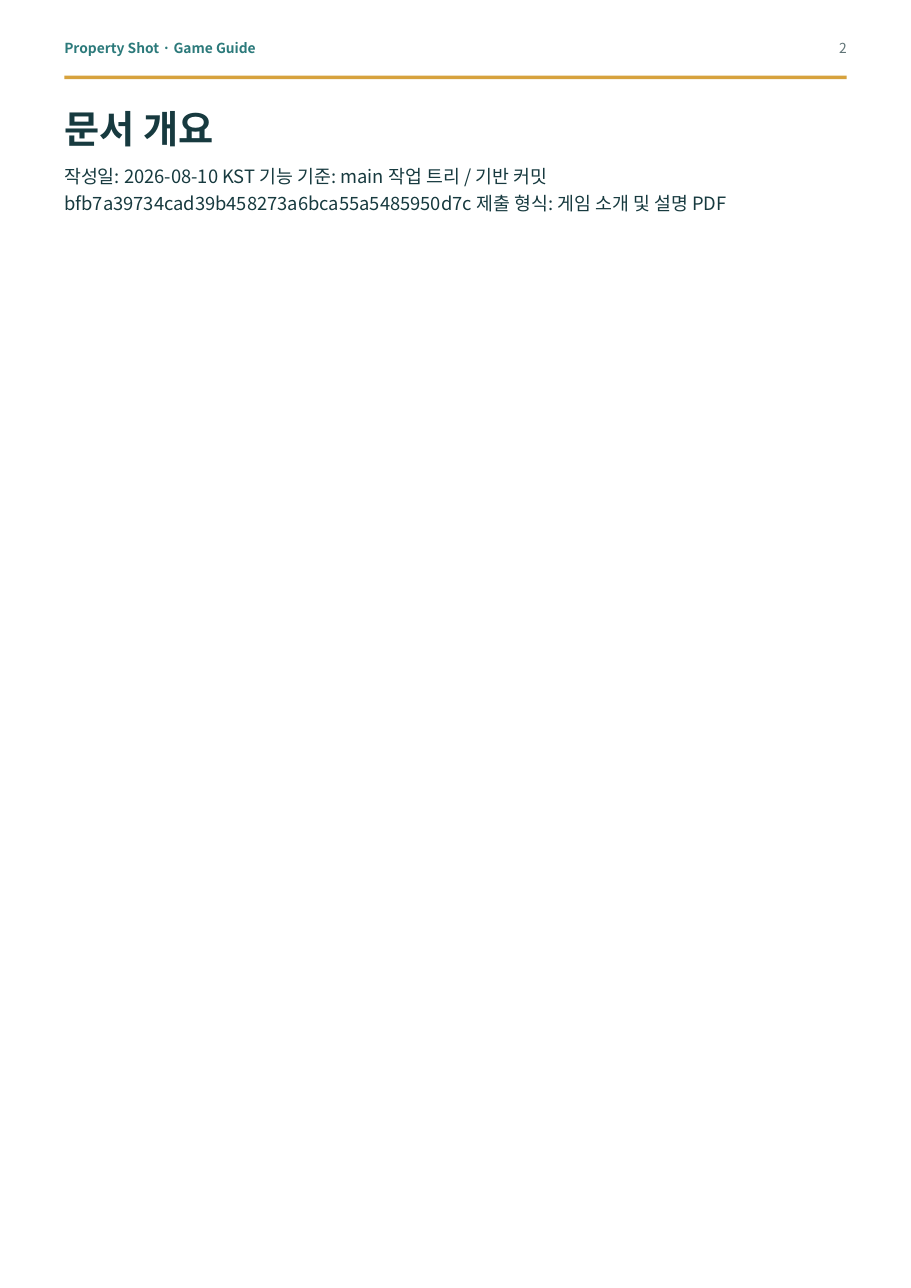
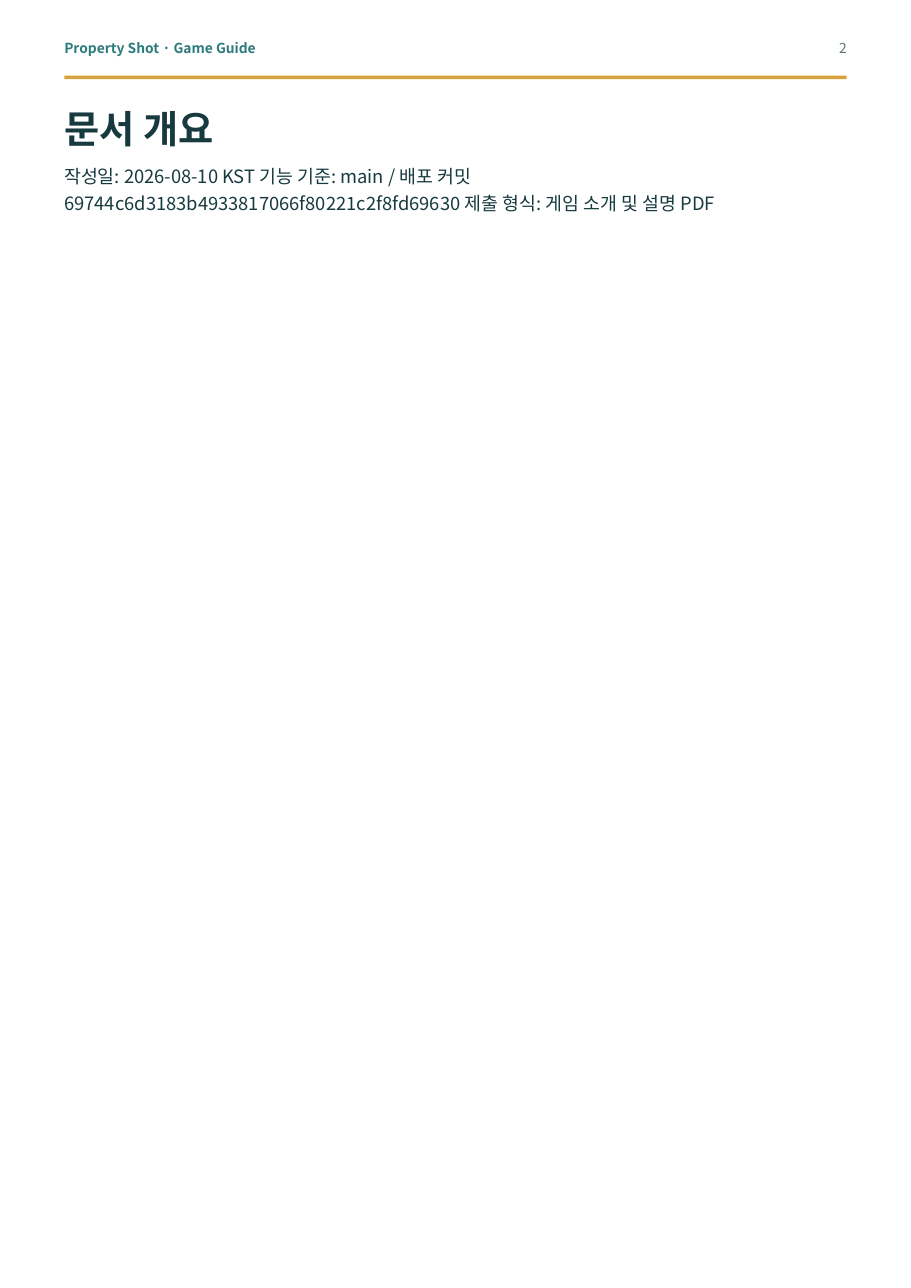
Before and after one commit to good5229/Property_shot, a slide deck: slide 2 of report/dist/property_shot_game_guide.pptx. Drawn at 911x1288 pixels with LibreOffice and Linux fonts; fonts in the diff are those of the drawing. Boxes give left, top, right and bottom in pixels: in the first picture for what was removed or moved away, otherwise in the second. Text is boxed around its words. In the diff, an @@ line names an element or a change of style, - is before the commit and + after.

```diff
--- a/report/dist/property_shot_game_guide.pptx
+++ b/report/dist/property_shot_game_guide.pptx
@@ text at [64, 168, 715, 212]: text changed @@
-작성일: 2026-08-10 KST 기능 기준: main 작업 트리 / 기반 커밋 bfb7a39734cad39b458273a6bca55a5485950d7c 제출 형식: 게임 소개 및 설명 PDF
+작성일: 2026-08-10 KST 기능 기준: main / 배포 커밋 69744c6d3183b4933817066f80221c2f8fd69630 제출 형식: 게임 소개 및 설명 PDF
```
Also in this commit, not shown: 5 other slides changed, 11 other files.
